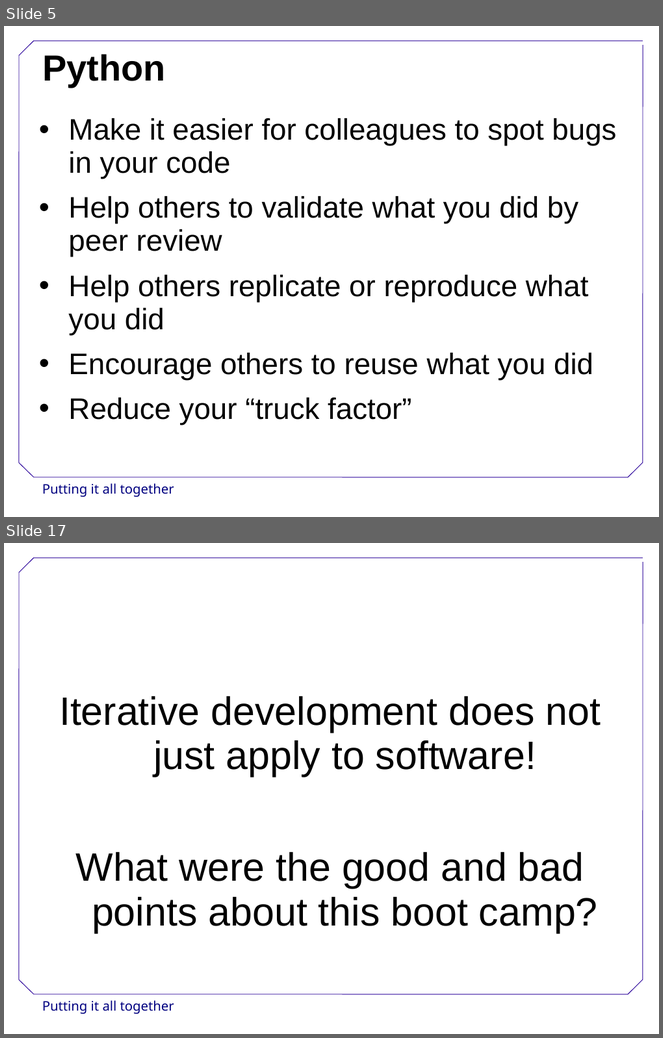
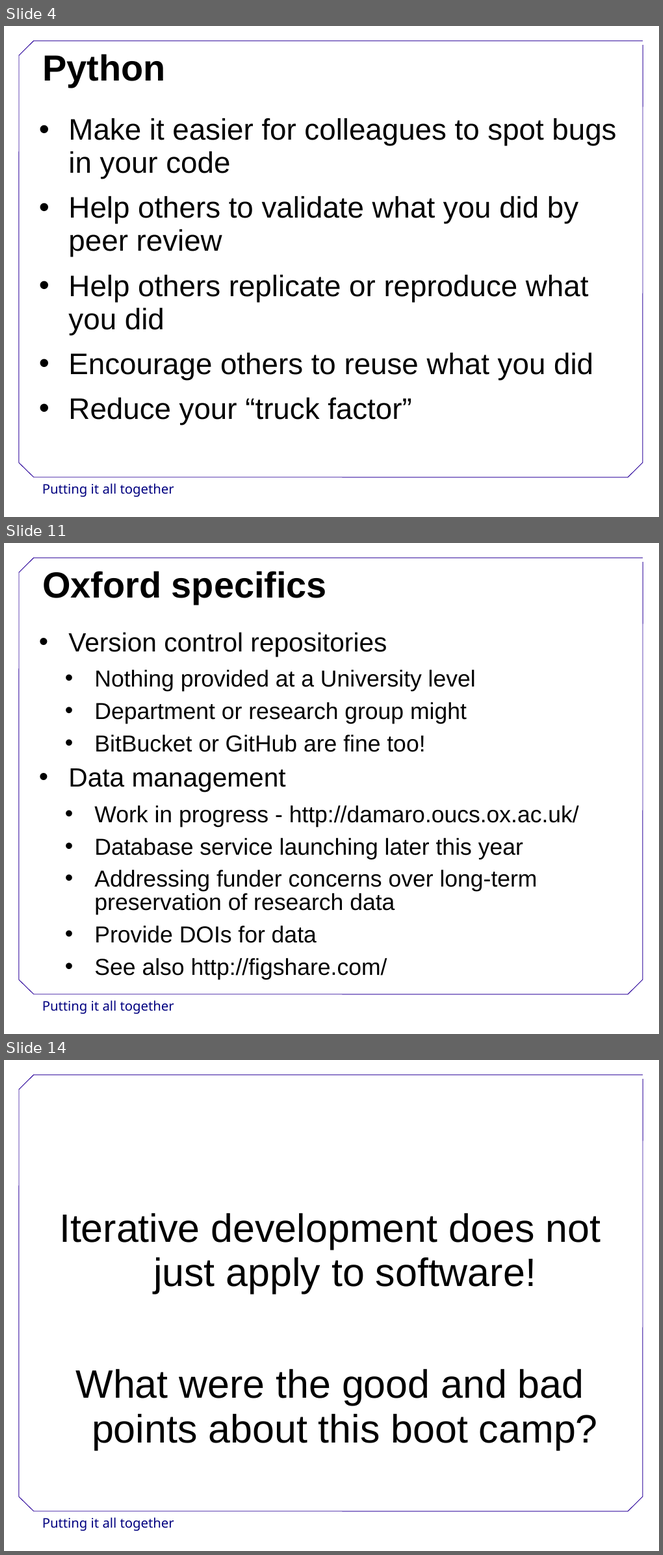
Before and after one commit to swcarpentry/DEPRECATED-boot-camps, a slide deck: slides/PuttingItAllTogether.ppt. Shown one above the other, each under a label of ours: slides 5 and 17 before the commit, slides 4, 11 and 14 after it; the slides between them are not shown. The pictures are 663x1038 and 663x1555 pixels, drawn with LibreOffice and Linux fonts; fonts in the diff are those of the drawing; background and template pictures are left out. Boxes give left, top, right and bottom in pixels: in the first picture for what was removed or moved away, otherwise in the second. Text is boxed around its words. In the diff, an @@ line names an element or a change of style, - is before the commit and + after.

```diff
--- a/slides/PuttingItAllTogether.ppt
+++ b/slides/PuttingItAllTogether.ppt
@@ slide 11 added at (4,543,659,1034), background #FFFFFF; not listed: 9 template elements that a slide beside it also shows @@
@@ title added at (42,571,327,604), 44 pt, text #000000, bold @@
+Oxford specifics
@@ text added at (68,632,579,980), 28 pt, text #000000 @@
+• Version control repositories
+  • Nothing provided at a University level
+  • Department or research group might
+  • BitBucket or GitHub are fine too!
+• Data management
+  • Work in progress - http://damaro.oucs.ox.ac.uk/
+  • Database service launching later this year
+  • Addressing funder concerns over long-term preservation of research data
+  • Provide DOIs for data
+  • See also http://figshare.com/
@@ what was slide 5 is now slide 4 @@
@@ what was slide 17 is now slide 14 @@
```
Also in this commit, not shown: 5 slides changed, 5 other slides added, 11 slides removed, 6 other files.
